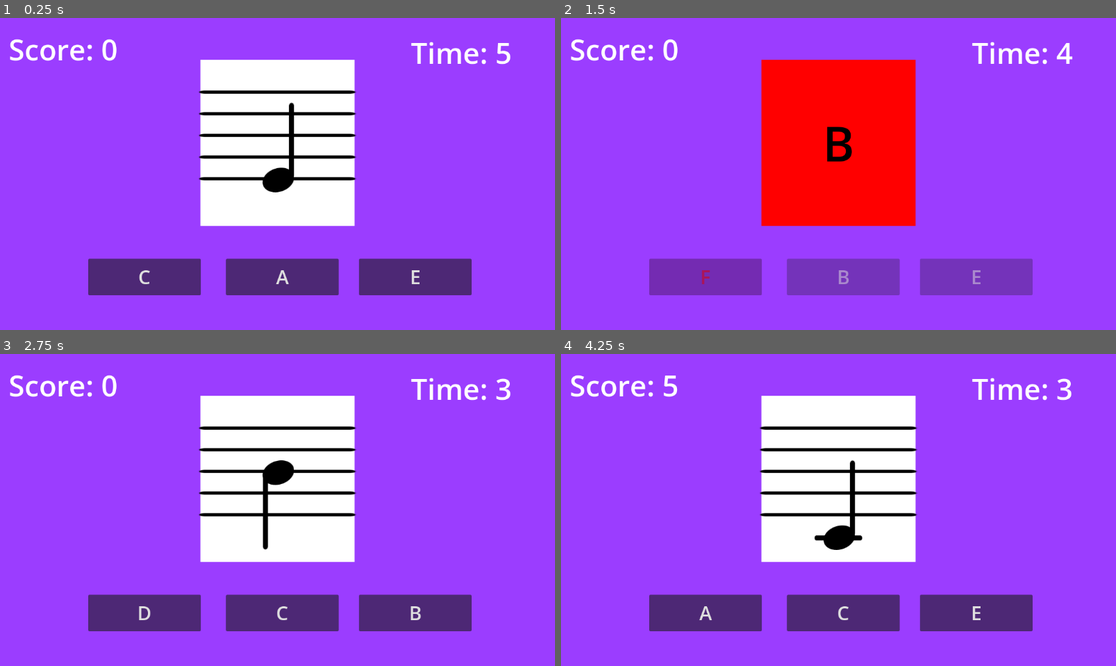
Above: before the commit, frames 1-4 (two rows, left to right).
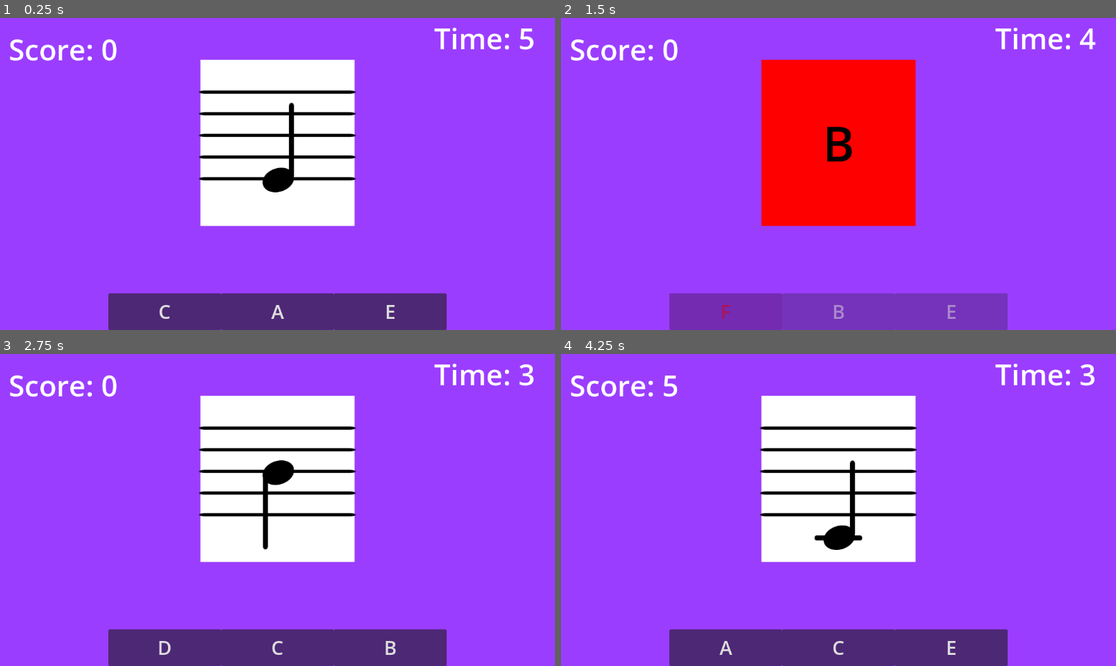
Above: after the commit, the same moments.

Repository: firesmoker/flashcards1
Game: Godot game, scene res://scenes/game.tscn
Same seed, same stepped clock (60 frames per second), same inputs: the game is played once before the commit and once after it.
Inputs:
- Up to frame 1 (0.25 s): no input
- Up to frame 2 (1.5 s): click "C" at 0.5 s; click "F" at 1.25 s
- Up to frame 3 (2.75 s): click "B" at 2 s
- Up to frame 4 (4.25 s): click "D" at 2.75 s; click "F" at 3.5 s

The runs differ from the first frame. In frame 1, 15% of the frame differs, in the area x 15-97%, y 3-100%; in frame 2, 15%; in frame 3, 15%; in frame 4, 15%.

Commit message:
android export and UI screen adjustments

Diff:
--- a/project.godot
+++ b/project.godot
@@ -22,4 +22,10 @@
 [display]
 
 window/size/always_on_top=true
-window/handheld/orientation=6
+window/handheld/orientation=1
+
+[rendering]
+
+rendering_device/fallback_to_vulkan=false
+renderer/rendering_method.mobile="gl_compatibility"
+textures/vram_compression/import_etc2_astc=true
--- a/scenes/game.tscn
+++ b/scenes/game.tscn
@@ -37,41 +37,71 @@
 theme_override_styles/panel = SubResource("StyleBoxFlat_lnu2h")
 metadata/_edit_lock_ = true
 
-[node name="NoteButtons" type="Control" parent="UI"]
-layout_mode = 3
-anchors_preset = 0
-offset_right = 40.0
-offset_bottom = 40.0
+[node name="TimerLabel" type="Label" parent="UI/Background"]
+layout_mode = 1
+anchors_preset = 1
+anchor_left = 1.0
+anchor_right = 1.0
+offset_left = -251.0
+offset_bottom = 83.0
+grow_horizontal = 0
+theme_override_font_sizes/font_size = 60
+text = "Time: "
+
+[node name="NoteButtons" type="Control" parent="UI/Background"]
+layout_mode = 1
+anchors_preset = 7
+anchor_left = 0.5
+anchor_top = 1.0
+anchor_right = 0.5
+anchor_bottom = 1.0
+offset_left = -500.0
+offset_right = 500.0
+grow_horizontal = 2
+grow_vertical = 0
 script = SubResource("GDScript_lnu2h")
 
-[node name="Button" type="Button" parent="UI/NoteButtons"]
-layout_mode = 0
-offset_left = 183.0
-offset_top = 500.0
-offset_right = 417.0
-offset_bottom = 576.0
+[node name="Button" type="Button" parent="UI/Background/NoteButtons"]
+layout_mode = 1
+anchors_preset = 2
+anchor_top = 1.0
+anchor_bottom = 1.0
+offset_top = -76.0
+offset_right = 234.0
+grow_vertical = 0
 focus_mode = 0
 theme_override_font_sizes/font_size = 40
 text = "C"
 script = ExtResource("1_lnu2h")
 
-[node name="Button2" type="Button" parent="UI/NoteButtons"]
-layout_mode = 0
-offset_left = 469.0
-offset_top = 500.0
-offset_right = 703.0
-offset_bottom = 576.0
+[node name="Button2" type="Button" parent="UI/Background/NoteButtons"]
+layout_mode = 1
+anchors_preset = 7
+anchor_left = 0.5
+anchor_top = 1.0
+anchor_right = 0.5
+anchor_bottom = 1.0
+offset_left = -117.0
+offset_top = -76.0
+offset_right = 117.0
+grow_horizontal = 2
+grow_vertical = 0
 focus_mode = 0
 theme_override_font_sizes/font_size = 40
 text = "D"
 script = ExtResource("1_lnu2h")
 
-[node name="Button3" type="Button" parent="UI/NoteButtons"]
-layout_mode = 0
-offset_left = 745.0
-offset_top = 500.0
-offset_right = 979.0
-offset_bottom = 576.0
+[node name="Button3" type="Button" parent="UI/Background/NoteButtons"]
+layout_mode = 1
+anchors_preset = 3
+anchor_left = 1.0
+anchor_top = 1.0
+anchor_right = 1.0
+anchor_bottom = 1.0
+offset_left = -234.0
+offset_top = -76.0
+grow_horizontal = 0
+grow_vertical = 0
 focus_mode = 0
 theme_override_font_sizes/font_size = 40
 text = "E"
@@ -229,15 +259,8 @@
 theme_override_font_sizes/font_size = 60
 text = "Score: "
 
-[node name="TimerLabel" type="Label" parent="UI"]
-offset_left = 853.0
-offset_top = 30.0
-offset_right = 1045.0
-offset_bottom = 113.0
-theme_override_font_sizes/font_size = 60
-text = "Time: "
-
 [node name="GameOverOverlay" type="Panel" parent="UI"]
+visible = false
 anchors_preset = 15
 anchor_right = 1.0
 anchor_bottom = 1.0
--- a/scripts/game_manager.gd
+++ b/scripts/game_manager.gd
@@ -12,11 +12,11 @@
 static var max_score: int = 0
 var level_timer: float = 5
 @onready var score_label: Label = $"../UI/ScoreLabel"
-@onready var timer_label: Label = $"../UI/TimerLabel"
+@onready var timer_label: Label = $"../UI/Background/TimerLabel"
 @onready var staff: Control = $"../UI/NoteDisplay/Staff"
 @onready var note_display: Panel = $"../UI/NoteDisplay"
 @onready var note_name: Label = $"../UI/NoteDisplay/NoteName"
-@onready var note_buttons: Control = $"../UI/NoteButtons"
+@onready var note_buttons: Control = $"../UI/Background/NoteButtons"
 @onready var note_image: TextureRect = $"../UI/NoteDisplay/NoteImage"
 @onready var game_over_overlay: Panel = $"../UI/GameOverOverlay"
 
@@ -29,13 +29,24 @@
 @onready var audio: AudioStreamPlayer2D = $"../Audio"
 
 func _ready() -> void:
+	current_note_buttons = note_buttons.get_children()
+	note_buttons.size.x = get_viewport_rect().size.x / 2
+	if note_buttons.size.x < get_combined_buttons_width():
+		note_buttons.size.x = get_combined_buttons_width()
+	note_buttons.position.x = (get_viewport_rect().size.x - note_buttons.size.x) / 2
 	game_over_overlay.visible = false
 	score_label.text = "Score: 0"
 	stem_reverse_location_threshold = notes_locations["B4"]
-	ProjectSettings.set_setting("display/window/handheld/orientation", "portrait")
+	#ProjectSettings.set_setting("display/window/handheld/orientation", "portrait")
 	#DisplayServer.screen_set_orientation(DisplayServer.ScreenOrientation.SCREEN_LANDSCAPE)
-	current_note_buttons = note_buttons.get_children()
 	set_level(create_random_level_notes())
+
+func get_combined_buttons_width() -> float:
+	var combined_width: float = 0
+	for button: Button in current_note_buttons:
+		combined_width += button.size.x
+	print(combined_width)
+	return combined_width
 
 func _input(event: InputEvent) -> void:
 	if event is InputEventKey and event.pressed and not event.echo:
@@ -47,7 +58,7 @@
 func _process(delta: float) -> void:
 	update_timer(delta)
 	success_time_bonus *= 0.9997
-	print(success_time_bonus)
+	#print(success_time_bonus)
 
 func update_timer(delta: float) -> void:
 	level_timer -= delta
Not shown, added: export_presets.cfg
Not shown, added: FlashCards1.apk
Not shown, added: FlashCards1.apk.idsig
